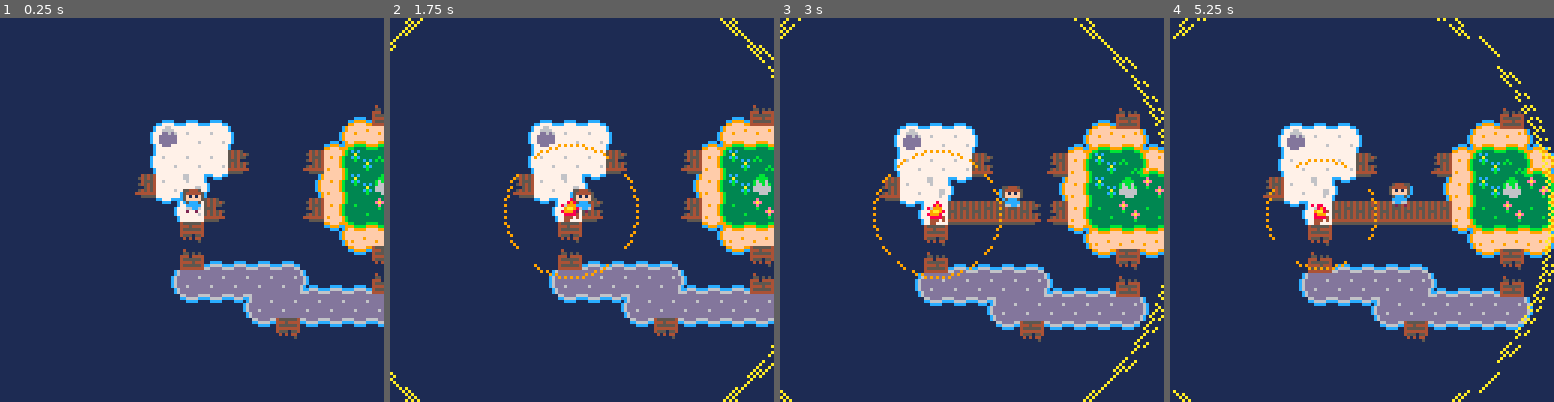
Above: before the commit, frames 1-4 (left to right).
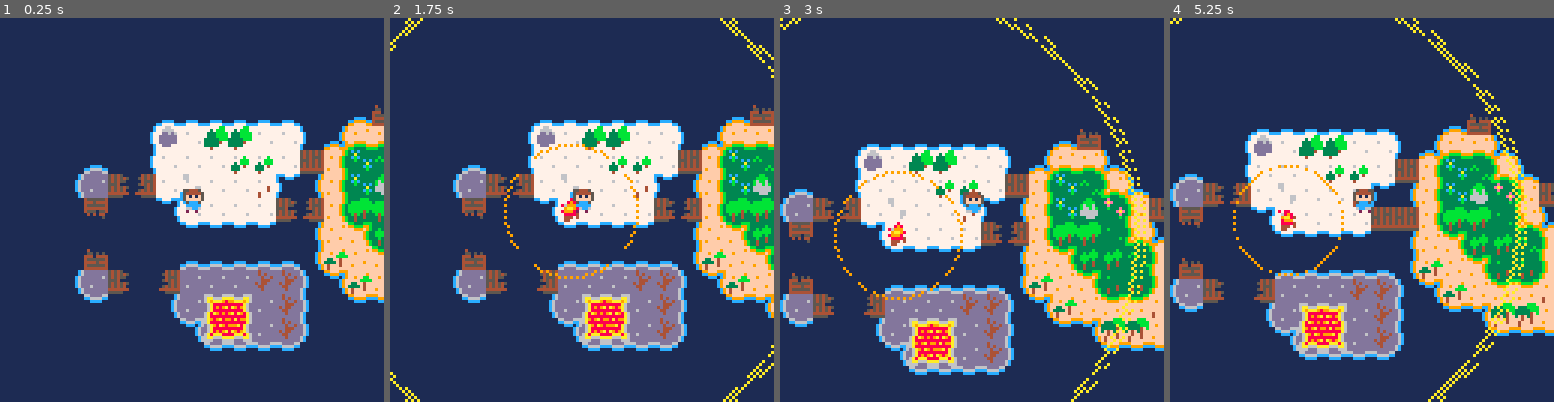
Above: after the commit, the same moments.

Repository: git2358/ggj19re
Game: PICO-8 cartridge cobsgame.p8
Two runs of this game, one before a commit and one after it. Both use one fixed random seed, a clock stepped at 60 frames per second and the inputs below.
Inputs:
- Up to frame 1 (0.25 s): no input
- Up to frame 2 (1.75 s): tap X (X key) at 0.33, 1.07 s; tap O (Z key) at 0.7, 1.7 s; hold Right from 1.6 s (still down)
- Up to frame 3 (3 s): tap X (X key) at 1.85, 2.97 s; release Right at 2.1 s; tap O (Z key) at 2.1, 2.5, 2.9 s; hold Up 2.15-2.42 s; hold Right from 2.47 s (still down)
- Up to frame 4 (5.25 s): release Right at 3.03 s; hold Left 3.08-3.58 s; tap O (Z key) every 0.4 s from 3.3 to 4.9 s; hold Down 3.63-3.97 s; hold Right 4.02-4.68 s; tap X (X key) at 4.08, 5.2 s; hold Up 4.73-5.03 s; hold Left from 5.08 s (still down)

The runs differ from the first frame. In frame 1, 18% of the frame differs, in the area x 19-100%, y 26-87%; in frame 2, 18%; in frame 3, 41%, in the area x 0-100%, y 0-100%; in frame 4, 38%.

Commit message:
Chopping trees

Diff:
--- a/cobsgame.p8
+++ b/cobsgame.p8
@@ -4,7 +4,7 @@
 -- jacob cazabon 2019
 
 local t,f=true,false
-local px,py,ps,pwt
+local px,py,ps,pwt,pct
 local cx,cy,ctx,cty
 local fx,fy,fl,fr1,fr2,ft
 
@@ -15,7 +15,7 @@
 	-- player
 	px,py=508,132
 	ps=0b01
-	pwt=0
+	pwt,pct=0,0
 
 	-- campfire
 	fx,fy=nil,nil
@@ -166,9 +166,22 @@
   end
 	end
 
+	-- chop trees
+	local ptx2,pty2,t2
+	ptx2,pty2=ptx,flr((py-3)/8)
+	t2=mget(ptx2,pty2)
+	if btn(5) then
+		if fget(t2,3) and pct<=0 then
+			pct=8
+			mset(ptx2,pty2,t2+1)
+		end
+	else
+		pct=0
+	end
+	pct=max(pct-1,0)
+
 	-- camera
 	if (band(ps,1)) ctx,cty=px,py
-	if (btn(5)) ctx,cty=508,132
 	cx+=flr((ctx-cx-64)/2+0.5)
 	cy+=flr((cty-cy-64)/2+0.5)
 	if (ctx-cx==63) cx=ctx-64
@@ -297,7 +310,7 @@
 c000000000cccc007777767777ddd7779c000000cc9999ccf9f4ffffff555fffb9ffffff99bbbb99333333b3333666336c000000cc6666cc6aa666aaaa666aa6
 c0000000cc7777cc77777777777777779c00000099ffff99ffffffffffffffffb9ffffffbb3333bb33333333333333336c00000066dddd66666ddd6666ddd666
 __gff__
-0100000000000000000000000000000000000000000000000000000000001213000000000000000000000000000010100000000000000000000000000000141500101000001010000010100001100001010101010101010100000000010101010101000001010100000000000101010101010001010100010000000101010101
+0100000000000000000000000000000000000000000000000000000000001213000000000000000000000000000010100000000000000000000000000000141500181800001818000018180001180001010101010101010100000000010101010101000001010100000000000101010101010001010100010000000101010101
 0000000000000000000000000000000000000000000000000000000000000000000000000000000000000000000000000000000000000000000000000000000000000000000000000000000000000000000000000000000000000000000000000000000000000000000000000000000000000000000000000000000000000000
 __map__
 0000000000000000000000000000000000000000000000000000000000000000000000000000000000000000000000000000000000000000000000000000000000000000000000000000000000000000000000000000000000000000000000000000000000000000000000000000000000000000000000000000000000000000
@@ -312,13 +325,14 @@
 0000000000000000000000000000000000000000000000000000000000000000000000000000000000000000000000000000000000000000000000000000000000000000000000000000000000000000000000000000000000000000000000000000000000000000000000000000000000000000000000000000000000000000
 0000000000000000000000000000000000000000000000000000000000000000000000000000000000000000000000000000000000000000000000000000000000000000000000000000000000000000000000000000000000000000000000000000000000000000000000000000000000000000000000000000000000000000
 0000000000000000000000000000000000000000000000000000000000000000000000000000000000000000000000000000000000000000000000000000000000000000000000000000000000000000000000000000000000000000000000000000000000000000000000000000000000000000000000000000000000000000
-00000000000000000000000000000000000000000000000000000000000000000000000000000000000000000000000000000000000000000000000000007171710000000000751f0000000000000000000000000000000000000000000000000000000000000000000000000000000000000000000000000000000000000000
-0000000000000000000000000000000000000000000000000000000000000000000000000000000000000000000000000000000000000000000000000061734040700000005779795600000000000000000000000000000000000000000000000000000000000000000000000000000000000000000000000000000000000000
-00000000000000000000000000000000000000000000000000000000000000000000000000000000000000000000000000000000000000000000000000614040403e00001e697a6a5a56000000000000000000000000000000000000000000000000000000000000000000000000000000000000000000000000000000000000
-000000000000000000000000000000000000000000000000000000000000000000000000000000000000000000000000000000000000000000000000001e40725000000065697a7b6b783e0000000000000000000000000000000000000000000000000000000000000000000000000000000000000000000000000000000000
-000000000000000000000000000000000000000000000000000000000000000000000000000000000000000000000000000000000000000000000000000051403e0000001e69486b4878740000000000000000000000000000000000000000000000000000000000000000000000000000000000000000000000000000000000
-0000000000000000000000000000000000000000000000000000000000000000000000000000000000000000000000000000000000000000000000000000003f00000000005568686854000000000000000000000000000000000000000000000000000000000000000000000000000000000000000000000000000000000000
-0000000000000000000000000000000000000000000000000000000000000000000000000000000000000000000000000000000000000000000000000000001f7d7d7d7d0000643f6400000000000000000000000000000000000000000000000000000000000000000000000000000000000000000000000000000000000000
-00000000000000000000000000000000000000000000000000000000000000000000000000000000000000000000000000000000000000000000000000006d4e4e4e4e4e5e7d7d1f0000000000000000000000000000000000000000000000000000000000000000000000000000000000000000000000000000000000000000
-0000000000000000000000000000000000000000000000000000000000000000000000000000000000000000000000000000000000000000000000000000006c6c5d4e4e4e4e4e4e7c00000000000000000000000000000000000000000000000000000000000000000000000000000000000000000000000000000000000000
-0000000000000000000000000000000000000000000000000000000000000000000000000000000000000000000000000000000000000000000000000000000000006c3f6c6c6c6c0000000000000000000000000000000000000000000000000000000000000000000000000000000000000000000000000000000000000000
+00000000000000000000000000000000000000000000000000000000000000000000000000000000000000000000000000000000000000000000000000007171717171710000751f0000000000000000000000000000000000000000000000000000000000000000000000000000000000000000000000000000000000000000
+0000000000000000000000000000000000000000000000000000000000000000000000000000000000000000000000000000000000000000000000000061734041414040705779795600000000000000000000000000000000000000000000000000000000000000000000000000000000000000000000000000000000000000
+00000000000000000000000000000000000000000000000000000000000000000000000000000000000000000000000000000000000000000000007d00614040404242402e697a6a5a56000000000000000000000000000000000000000000000000000000000000000000000000000000000000000000000000000000000000
+000000000000000000000000000000000000000000000000000000000000000000000000000000000000000000000000000000000000000000006d4e3e1e40724040435065697a7b6b783e0000000000000000000000000000000000000000000000000000000000000000000000000000000000000000000000000000000000
+00000000000000000000000000000000000000000000000000000000000000000000000000000000000000000000000000000000000000000000003f000051404040403e1e694949485a560000000000000000000000000000000000000000000000000000000000000000000000000000000000000000000000000000000000
+00000000000000000000000000000000000000000000000000000000000000000000000000000000000000000000000000000000000000000000000000000060606060006544594a4a6a787400000000000000000000000000000000000000000000000000000000000000000000000000000000000000000000000000000000
+00000000000000000000000000000000000000000000000000000000000000000000000000000000000000000000000000000000000000000000001f0000007d7d7d7d7d654644594b4b787400000000000000000000000000000000000000000000000000000000000000000000000000000000000000000000000000000000
+000000000000000000000000000000000000000000000000000000000000000000000000000000000000000000000000000000000000000000006d4e3e001e4e4e4e4d4d7c5546446868477400000000000000000000000000000000000000000000000000000000000000000000000000000000000000000000000000000000
+00000000000000000000000000000000000000000000000000000000000000000000000000000000000000000000000000000000000000000000006c00006d4e6e6f4e4d7c0064554545447400000000000000000000000000000000000000000000000000000000000000000000000000000000000000000000000000000000
+0000000000000000000000000000000000000000000000000000000000000000000000000000000000000000000000000000000000000000000000000000005d7e7f4e4d7c0000006464640000000000000000000000000000000000000000000000000000000000000000000000000000000000000000000000000000000000
+000000000000000000000000000000000000000000000000000000000000000000000000000000000000000000000000000000000000000000000000000000006c6c6c6c000000000000000000000000000000000000000000000000000000000000000000000000000000000000000000000000000000000000000000000000
